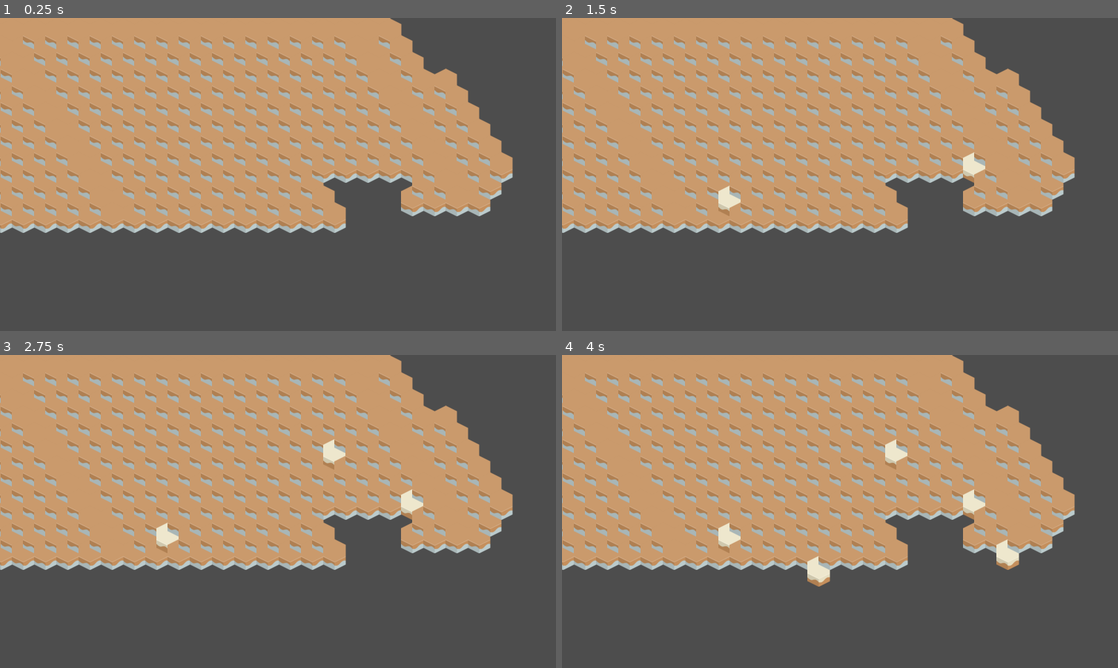
Above: before the commit, frames 1-4 (two rows, left to right).
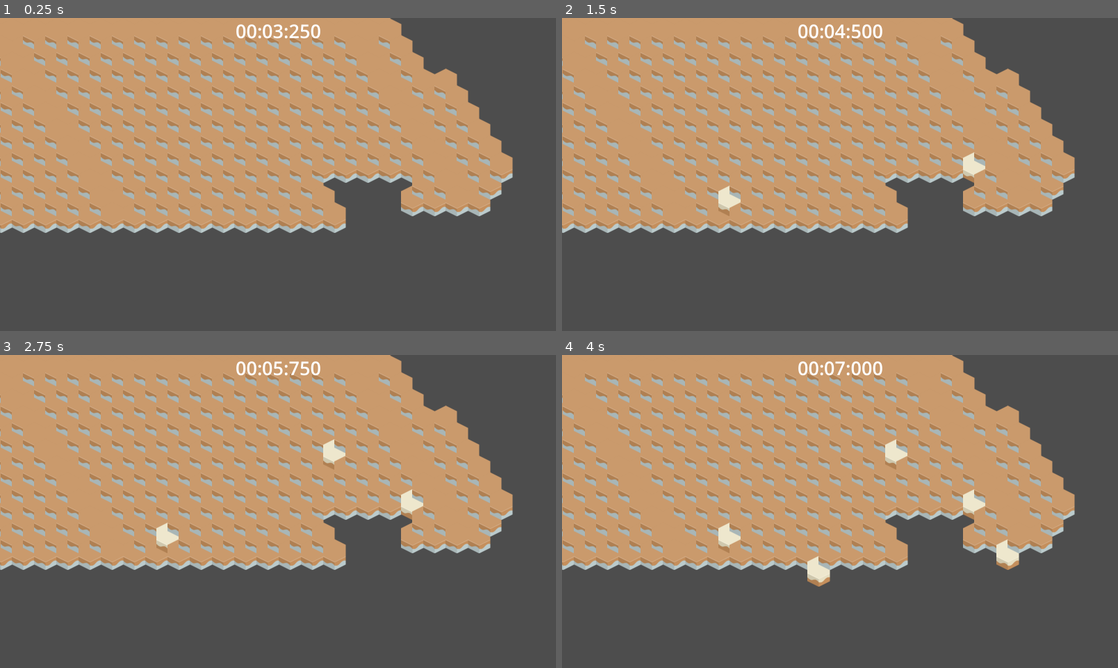
Above: after the commit, the same moments.

Repository: MarianPoirot/Gamejam-cellule
Game: Godot game, scene res://Scenes/main.tscn
The game is run twice, just before and just after one commit, with the same random seed, the same clock (stepped at 60 frames per second) and the same inputs.
Inputs (mouse positions are in pixels of both pictures, inside the frame that each line leads up to):
- Up to frame 1 (0.25 s): no input
- Up to frame 2 (1.5 s): tap Enter at 0.5 s; move the mouse to (962, 158) at 0.52 s; click (962, 158) at 0.67 s; tap Space at 1.25 s; move the mouse to (728, 190) at 1.27 s; click (728, 190) at 1.42 s
- Up to frame 3 (2.75 s): tap Enter at 2 s; move the mouse to (333, 442) at 2.02 s; click (333, 442) at 2.17 s
- Up to frame 4 (4 s): tap Space at 2.75 s; move the mouse to (812, 574) at 2.77 s; click (812, 574) at 2.92 s; tap Enter at 3.5 s; move the mouse to (1006, 558) at 3.52 s; click (1006, 558) at 3.67 s

The runs differ from the first frame. In frame 1, 0.3% of the frame differs, in the area x 42-58%, y 2-7%; in frame 2, 0.3%; in frame 3, 0.3%; in frame 4, 0.3%.

Commit message:
Ajout temps

Diff:
--- a/Scenes/UI/InGame.tscn
+++ b/Scenes/UI/InGame.tscn
@@ -1,3 +1,18 @@
-[gd_scene format=3 uid="uid://dp5ysnurplg1j"]
+[gd_scene load_steps=2 format=3 uid="uid://dp5ysnurplg1j"]
+
+[ext_resource type="Script" path="res://Scripts/UI/InGame.gd" id="1_7r3xs"]
 
 [node name="InGame" type="CanvasLayer"]
+script = ExtResource("1_7r3xs")
+
+[node name="Time" type="Label" parent="."]
+anchors_preset = 5
+anchor_left = 0.5
+anchor_right = 0.5
+offset_left = -20.0
+offset_right = 20.0
+offset_bottom = 23.0
+grow_horizontal = 2
+size_flags_horizontal = 4
+theme_override_font_sizes/font_size = 54
+text = "Temps : 0"
--- a/Scenes/main.tscn
+++ b/Scenes/main.tscn
@@ -15,6 +15,8 @@
 layer_0/tile_data = PackedInt32Array(-131071, 0, 0, -131070, 0, 0, -65534, 0, 0, -131072, 0, 0, -65536, 0, 0, -65535, 0 …(10438 unchanged characters)…
 script = ExtResource("3_yfgde")
 
+[node name="Camera2D" type="Camera2D" parent="."]
+
+[node name="RunTimer" type="Timer" parent="."]
+
 [node name="InGame" parent="." instance=ExtResource("3_xv34q")]
-
-[node name="Camera2D" type="Camera2D" parent="."]
--- /dev/null
+++ b/Scripts/UI/InGame.gd
@@ -0,0 +1,21 @@
+extends CanvasLayer
+
+@onready
+var _timeLabel : Label = $Time
+
+var _runStart : int = 0
+
+func startGame():
+	_runStart = Time.get_ticks_msec()
+
+# Called every frame. 'delta' is the elapsed time since the previous frame.
+func _process(_delta):
+	updateTime()
+
+func updateTime():
+	var currentTime = Time.get_ticks_msec() - _runStart
+	var inSecond : int = currentTime/1000
+	var min = "%02d" % (inSecond/60)
+	var sec = "%02d" % (inSecond%60)
+	var msec = "%03d" % (currentTime%1000)
+	_timeLabel.text = min + ":" + sec + ":" + msec
--- a/Scripts/main.gd
+++ b/Scripts/main.gd
@@ -3,9 +3,4 @@
 
 # Called when the node enters the scene tree for the first time.
 func _ready():
-	pass # Replace with function body.
-
-
-# Called every frame. 'delta' is the elapsed time since the previous frame.
-func _process(delta):
 	pass
